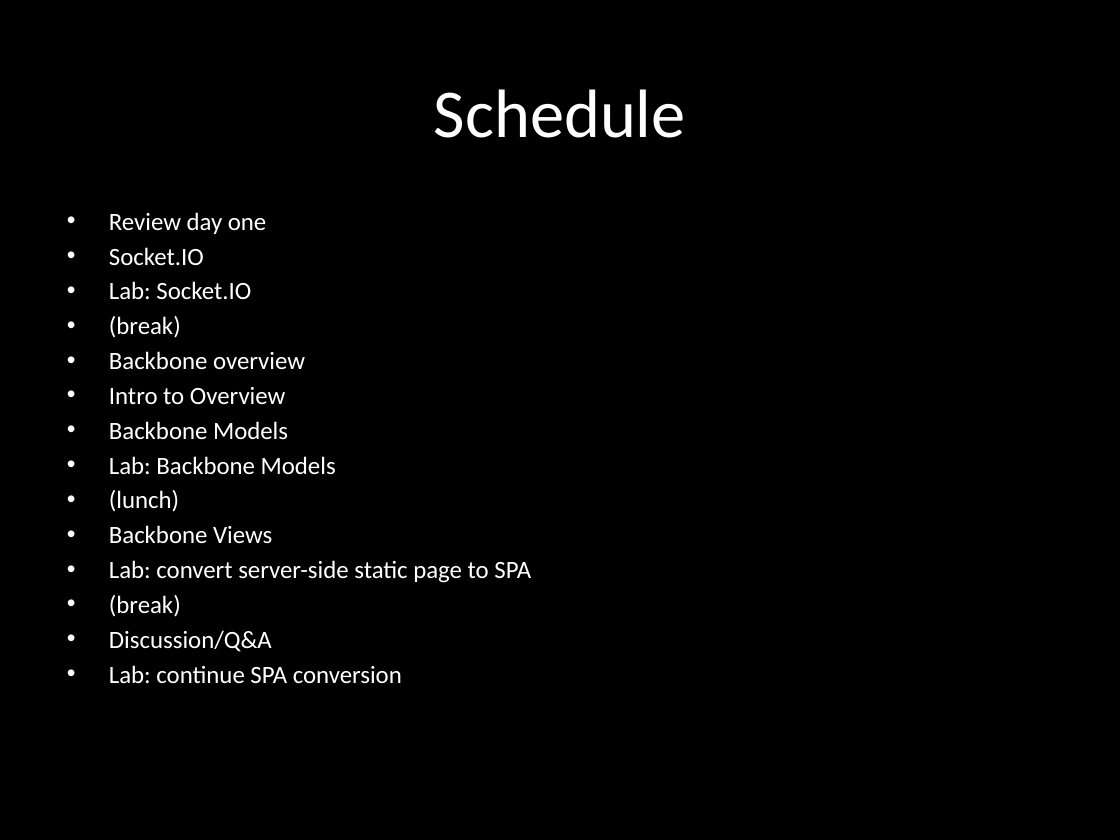
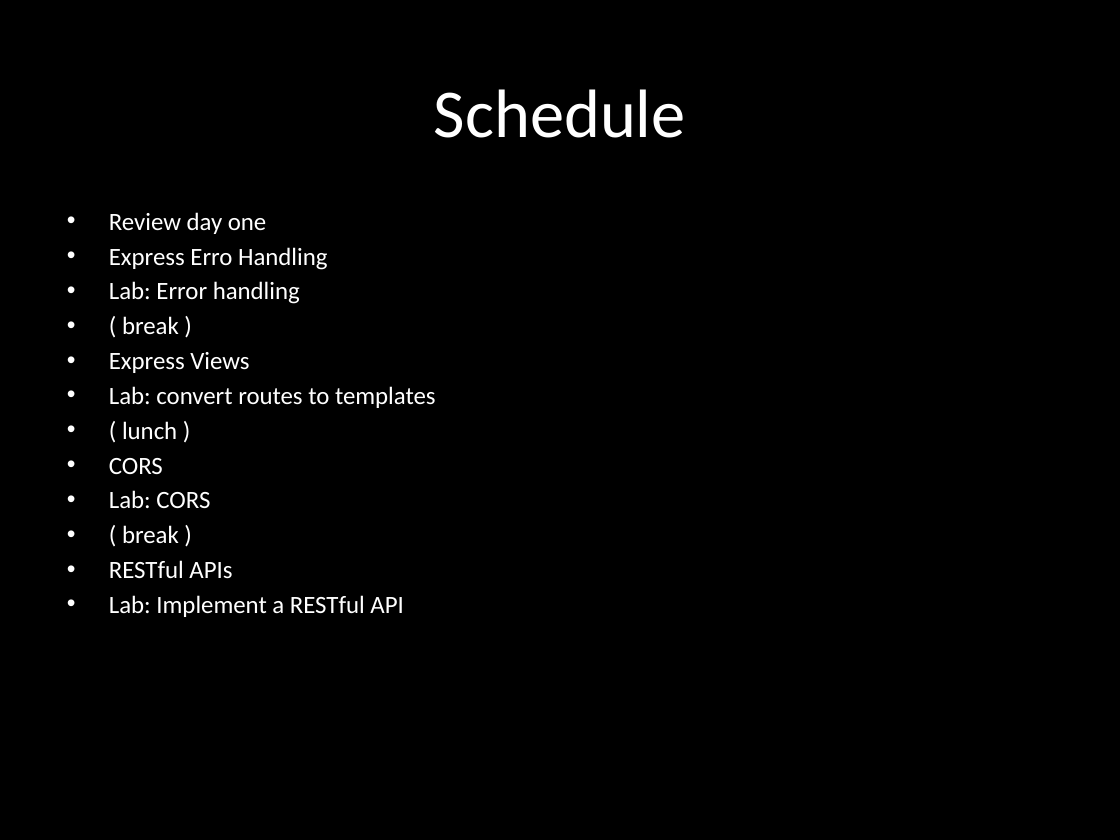
Before and after one commit to eliasjames/training-node-backbone, a slide deck: slide 2 of slides/Node & Backbone Slides Day 2.pptx. Drawn at 1120x840 pixels with LibreOffice and Linux fonts; fonts in the diff are those of the drawing. Boxes give left, top, right and bottom in pixels: in the first picture for what was removed or moved away, otherwise in the second. Text is boxed around its words. In the diff, an @@ line names an element or a change of style, - is before the commit and + after.

```diff
--- a/slides/Node & Backbone Slides Day 2.pptx
+++ b/slides/Node & Backbone Slides Day 2.pptx
@@ subtitle at <box>109,247,436,617</box>: text changed @@
-• Socket.IO
-• Lab: Socket.IO
-• (break)
-• Backbone overview
-• Intro to Overview
-• Backbone Models
-• Lab: Backbone Models
-• (lunch)
-• Backbone Views
-• Lab: convert server-side static page to SPA
-• (break)
-• Discussion/Q&A
-• Lab: continue SPA conversion
+• Express Erro Handling
+• Lab: Error handling
+• ( break )
+• Express Views
+• Lab: convert routes to templates
+• ( lunch )
+• CORS
+• Lab: CORS
+• ( break )
+• RESTful APIs
+• Lab: Implement a RESTful API
```
Also in this commit, not shown: 3 other slides changed, 7 slides added, 12 slides removed, 8 other files.
